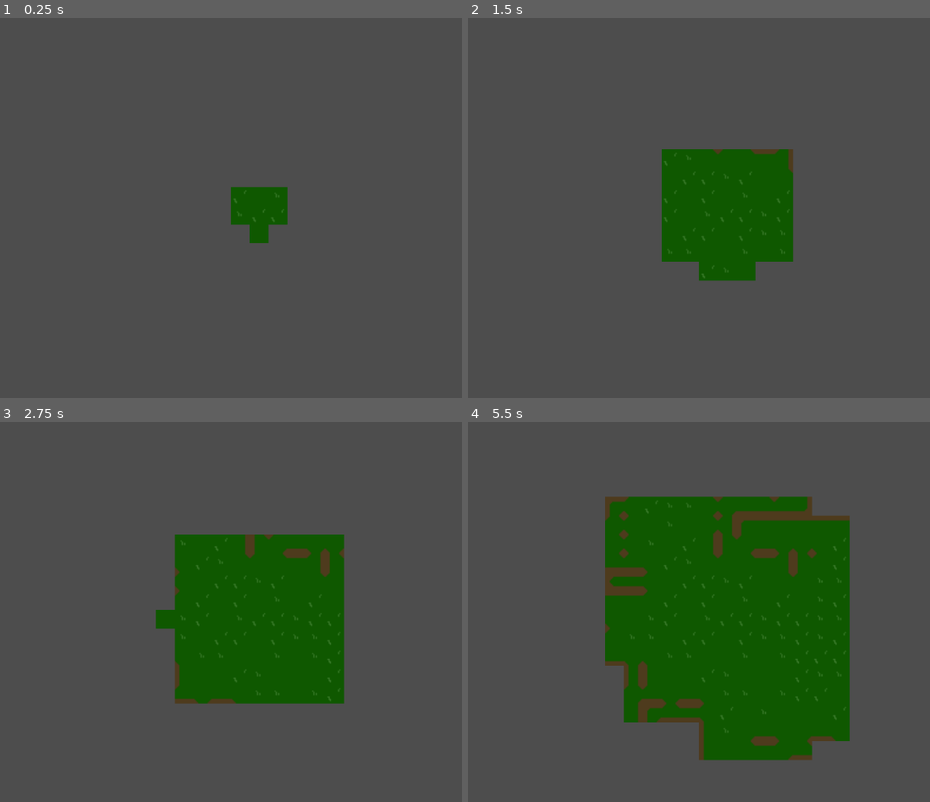
Above: before the commit, frames 1-4 (two rows, left to right).
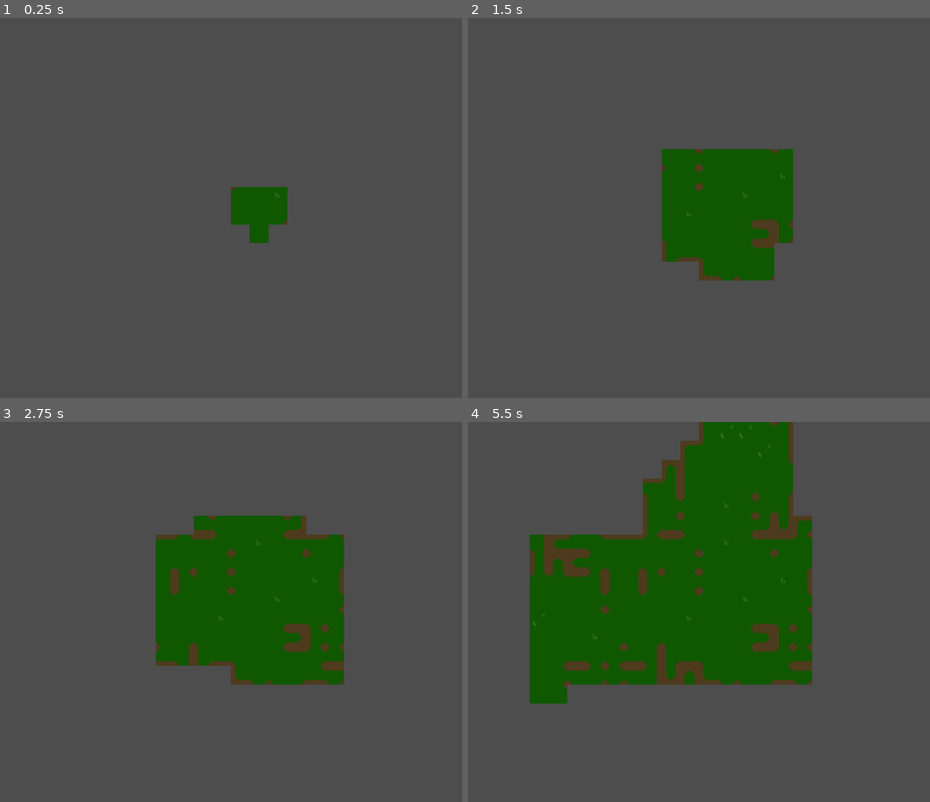
Above: after the commit, the same moments.

Repository: 100-percent-brendan/godot-stm-wfc-solver
Game: Godot game, scene res://test/test.tscn
Same seed, same stepped clock (60 frames per second), same inputs: the game is played once before the commit and once after it.
Inputs:
- Up to frame 1 (0.25 s): no input
- Up to frame 2 (1.5 s): no input
- Up to frame 3 (2.75 s): no input
- Up to frame 4 (5.5 s): no input

The runs differ from the first frame. In frame 1, less than 0.1% of the frame differs, in the area x 50-63%, y 44-55%; in frame 2, 1.3%; in frame 3, 6.8%; in frame 4, 29%, in the area x 13-83%, y 0-90%.

Commit message:
Added mechanism to get probabilities from tile data.

Diff:
--- a/core/tile_wfc_solver.gd
+++ b/core/tile_wfc_solver.gd
@@ -360,7 +360,15 @@
 	var varied_edge_count : int = 0 ## The number of tiles with varied terrain edges.
 	var total_weight : float = 0.0
 	for tile in possibilities:
-		var weight := 1.0 # TODO: Replace me
+		var tile_data : TileData = _get_tile_data(tile)
+		var weight : float
+
+		## Get base probability weight from tile data itself
+		if tile_data && tile_data.probability > 0.0:
+			weight = tile_data.probability
+		else:
+			continue
+
 		var has_uniform_edge := _has_uniform_tile_edge(tile)
 		if has_uniform_edge:
 			solid_edge_count += 1
